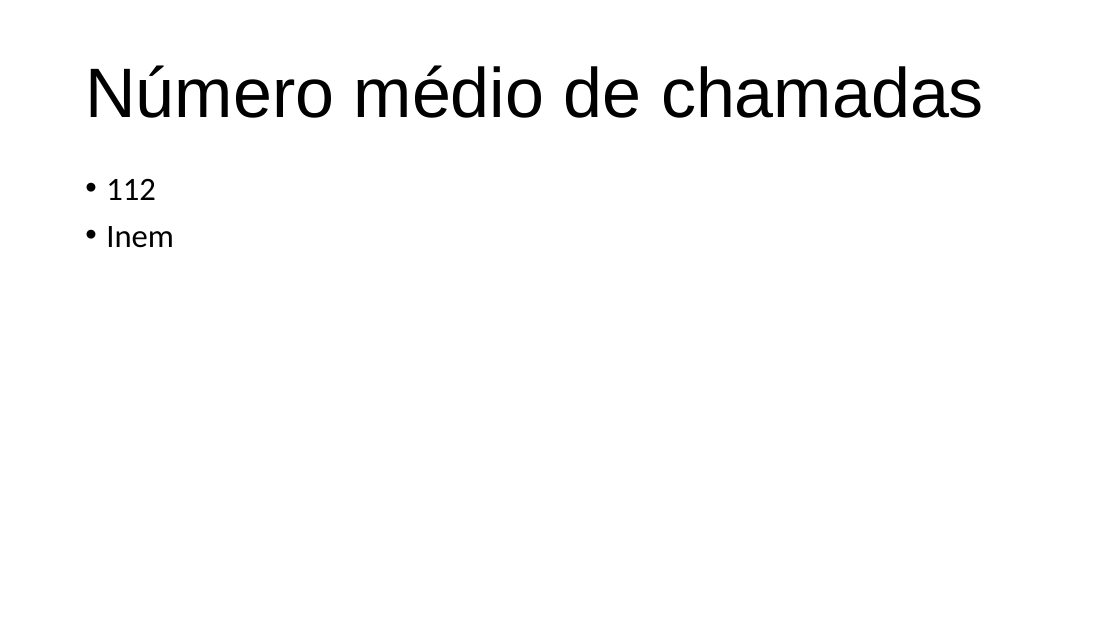
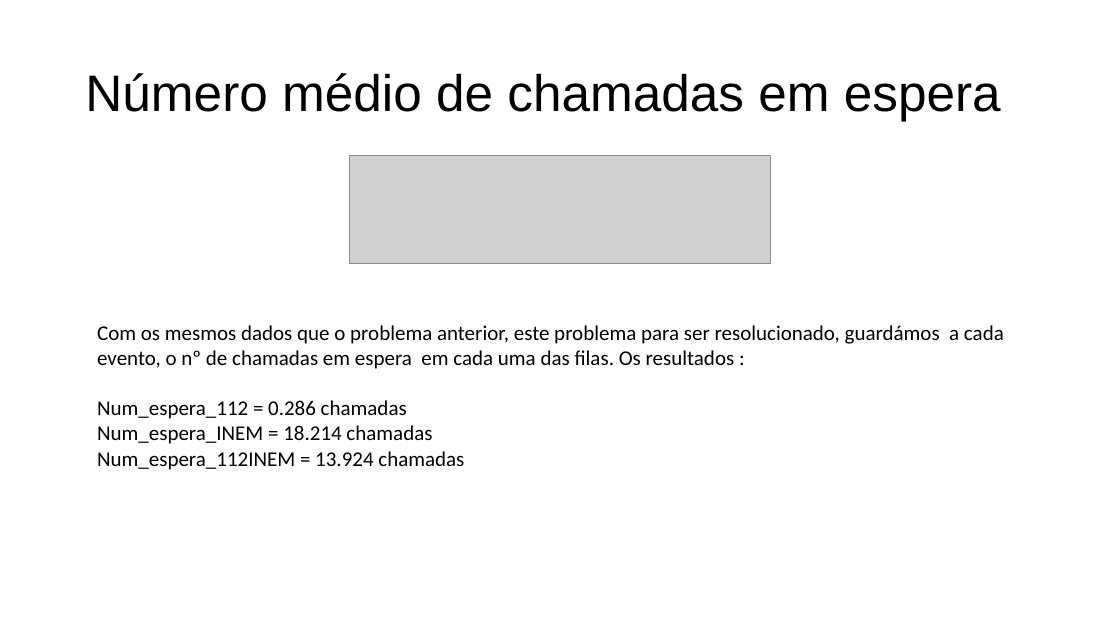
Before and after one commit to DiogoSoares1997/ST-1819I, a slide deck: slide 11 of ST.pptx (slide 8 before the commit). Drawn at 1120x630 pixels with LibreOffice and Linux fonts; fonts in the diff are those of the drawing; grey boxes stand for pictures. Boxes give left, top, right and bottom in pixels: in the first picture for what was removed or moved away, otherwise in the second. Text is boxed around its words. In the diff, an @@ line names an element or a change of style, - is before the commit and + after.

Commit message:
trabalho para discussão

```diff
--- a/ST.pptx
+++ b/ST.pptx
@@ title at (85,73,1001,121): text changed; size 60 to 44 pt @@
-Número médio de chamadas
+Número médio de chamadas em espera
@@ text removed at (106,178,174,248) @@
-• 112
-• Inem
@@ picture added at (350,155,771,264) @@
@@ text added at (97,325,1004,470), 18 pt, text #000000 @@
+Com os mesmos dados que o problema anterior, este problema para ser resolucionado, guardámos a cada evento, o nº de chamadas em espera em cada uma das filas. Os resultados :
+Num_espera_112 = 0.286 chamadas
+Num_espera_INEM = 18.214 chamadas
+Num_espera_112INEM = 13.924 chamadas
```
Also in this commit, not shown: 6 other slides changed, 6 slides added, 7 slides removed, 15 other files.
